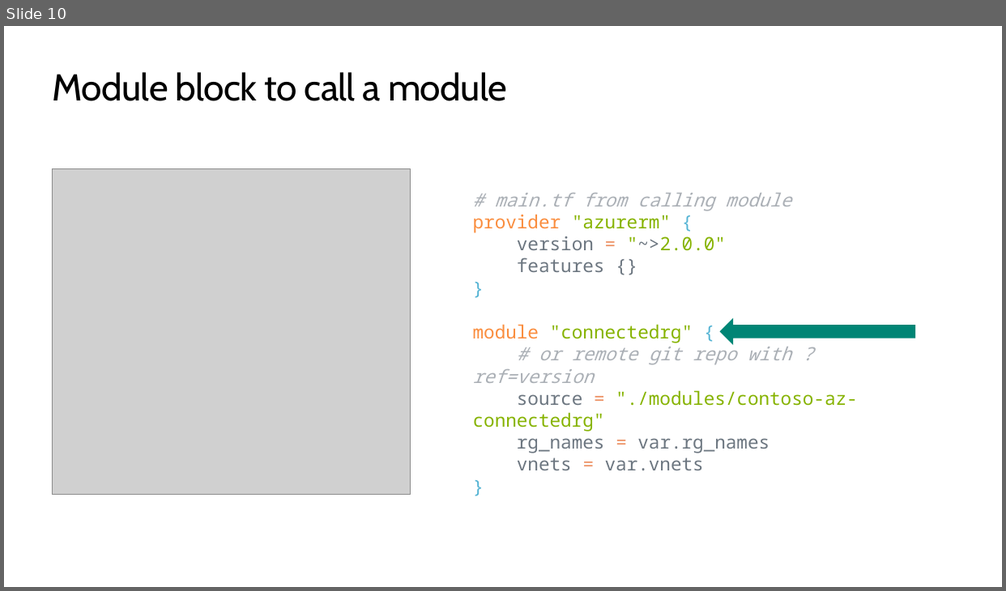
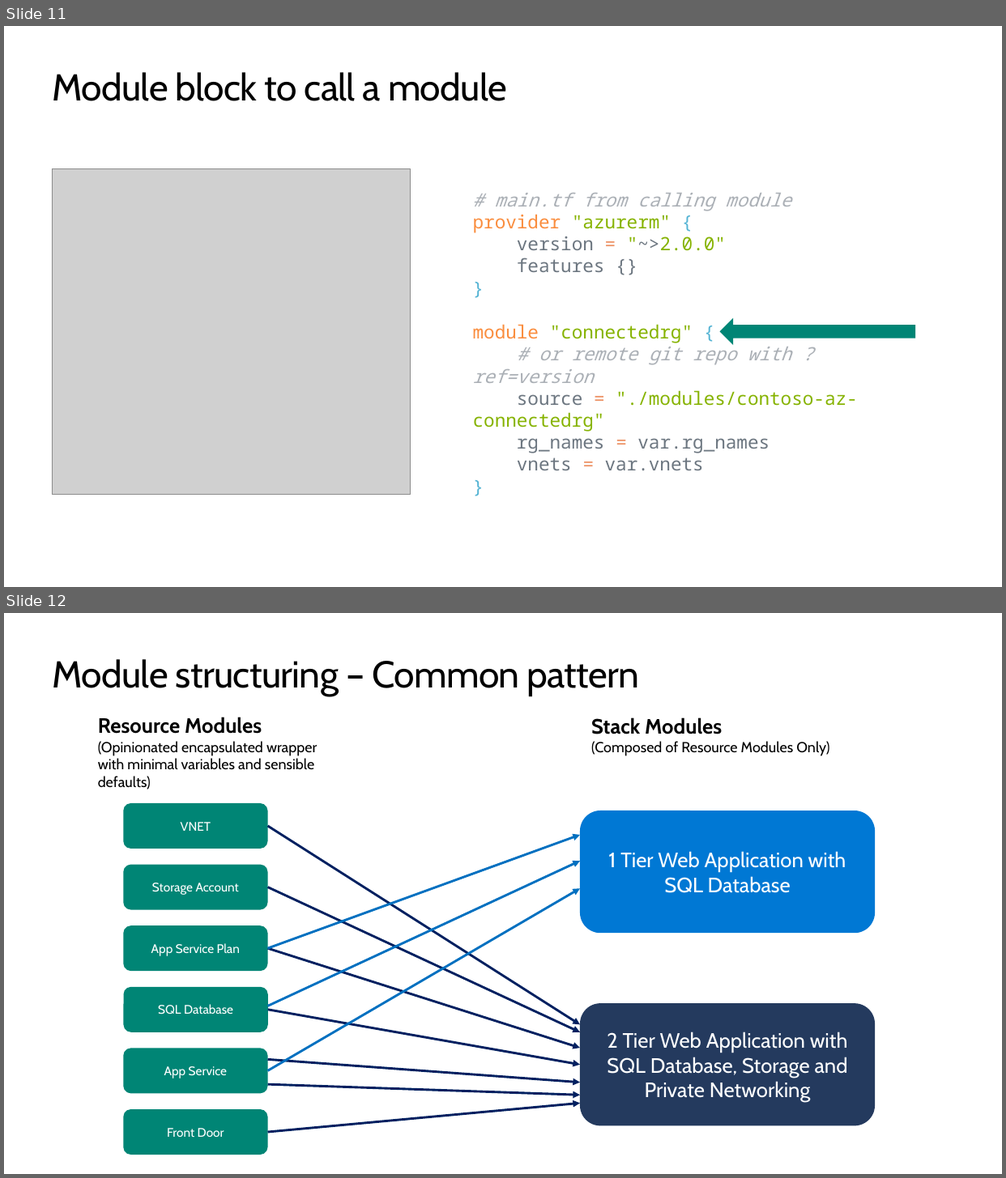
Before and after one commit to TIS-Cloud-Team/TF_Community_workshop, a slide deck: PPTs/04_dependencies_and_modules.pptx. Shown one above the other, each under a label of ours: slide 10 before the commit, slides 11 and 12 after it. The pictures are 1006x591 and 1006x1178 pixels, drawn with LibreOffice and Linux fonts; fonts in the diff are those of the drawing; grey boxes stand for pictures; background and template pictures are left out. Boxes give left, top, right and bottom in pixels: in the first picture for what was removed or moved away, otherwise in the second. Text is boxed around its words. In the diff, an @@ line names an element or a change of style, - is before the commit and + after.

```diff
--- a/PPTs/04_dependencies_and_modules.pptx
+++ b/PPTs/04_dependencies_and_modules.pptx
@@ slide 12 added at <box>4,613,1002,1174</box>, background #FFFFFF @@
@@ title added at <box>52,659,640,696</box>, 36 pt, text #000000 @@
+Module structuring – Common pattern
@@ text added at <box>98,717,317,790</box>, 14 pt, text #000000 @@
+Resource Modules
+(Opinionated encapsulated wrapper with minimal variables and sensible defaults)
@@ text added at <box>591,717,829,756</box>, 14 pt, text #000000 @@
+Stack Modules
+(Composed of Resource Modules Only)
@@ rounded rectangle added at <box>123,803,267,849</box>, fill #008575, 12 pt, text #FFFFFF @@
+VNET
@@ arrow added from (267, 826) to (581, 1024), #002060 2.25 pt @@
@@ rounded rectangle added at <box>581,811,876,934</box>, fill #0078D4, 20 pt, text #FFFFFF @@
+1 Tier Web Application with SQL Database
@@ arrow added from (267, 948) to (581, 835), #0070C0 2.25 pt @@
@@ rounded rectangle added at <box>123,865,267,910</box>, fill #008575, 12 pt, text #FFFFFF @@
+Storage Account
@@ arrow added from (267, 1006) to (581, 861), #0070C0 2.25 pt @@
@@ arrow added from (267, 887) to (581, 1033), #002060 2.25 pt @@
@@ arrow added from (267, 1071) to (581, 888), #0070C0 2.25 pt @@
@@ rounded rectangle added at <box>123,926,267,972</box>, fill #008575, 12 pt, text #FFFFFF @@
+App Service Plan
@@ arrow added from (267, 948) to (581, 1048), #002060 2.25 pt @@
@@ rounded rectangle added at <box>124,987,268,1033</box>, fill #008575, 12 pt, text #FFFFFF @@
+SQL Database
@@ arrow added from (268, 1010) to (581, 1065), #002060 2.25 pt @@
@@ rounded rectangle added at <box>581,1003,876,1127</box>, fill #243A5E, 20 pt, text #FFFFFF @@
+2 Tier Web Application with SQL Database, Storage and Private Networking
@@ rounded rectangle added at <box>123,1049,267,1094</box>, fill #008575, 12 pt, text #FFFFFF @@
+App Service
@@ arrow added from (267, 1060) to (581, 1082), #002060 2.25 pt @@
@@ arrow added from (267, 1084) to (581, 1095), #002060 2.25 pt @@
@@ rounded rectangle added at <box>123,1110,267,1155</box>, fill #008575, 12 pt, text #FFFFFF @@
+Front Door
@@ arrow added from (267, 1132) to (581, 1103), #002060 2.25 pt @@
@@ what was slide 10 is now slide 11 @@
```
Also in this commit, not shown: 2 slides changed, 2 other slides added, 45 other files.
